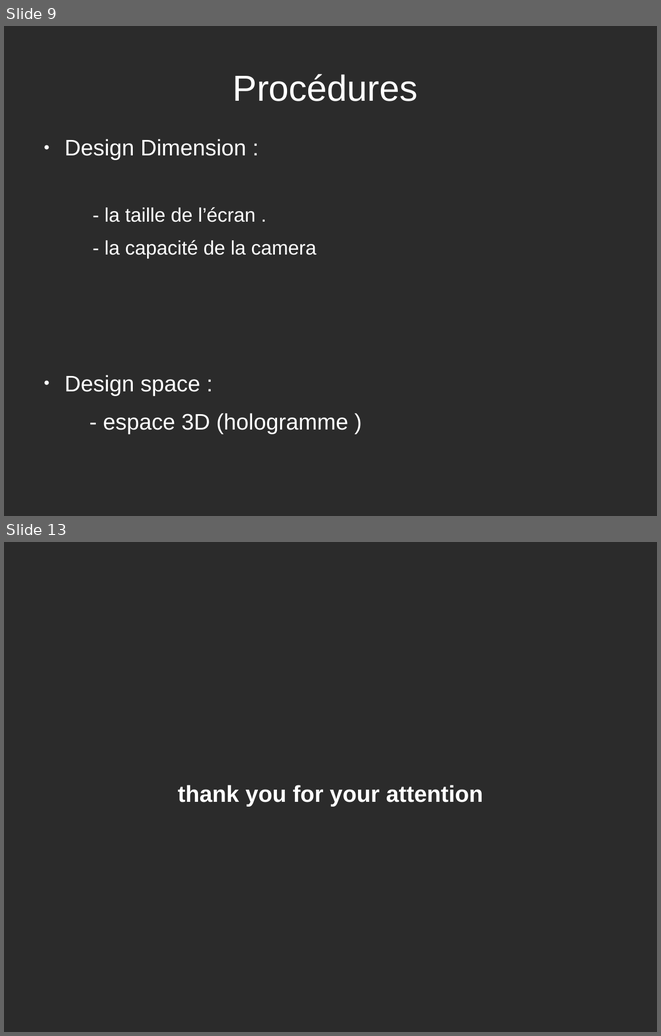
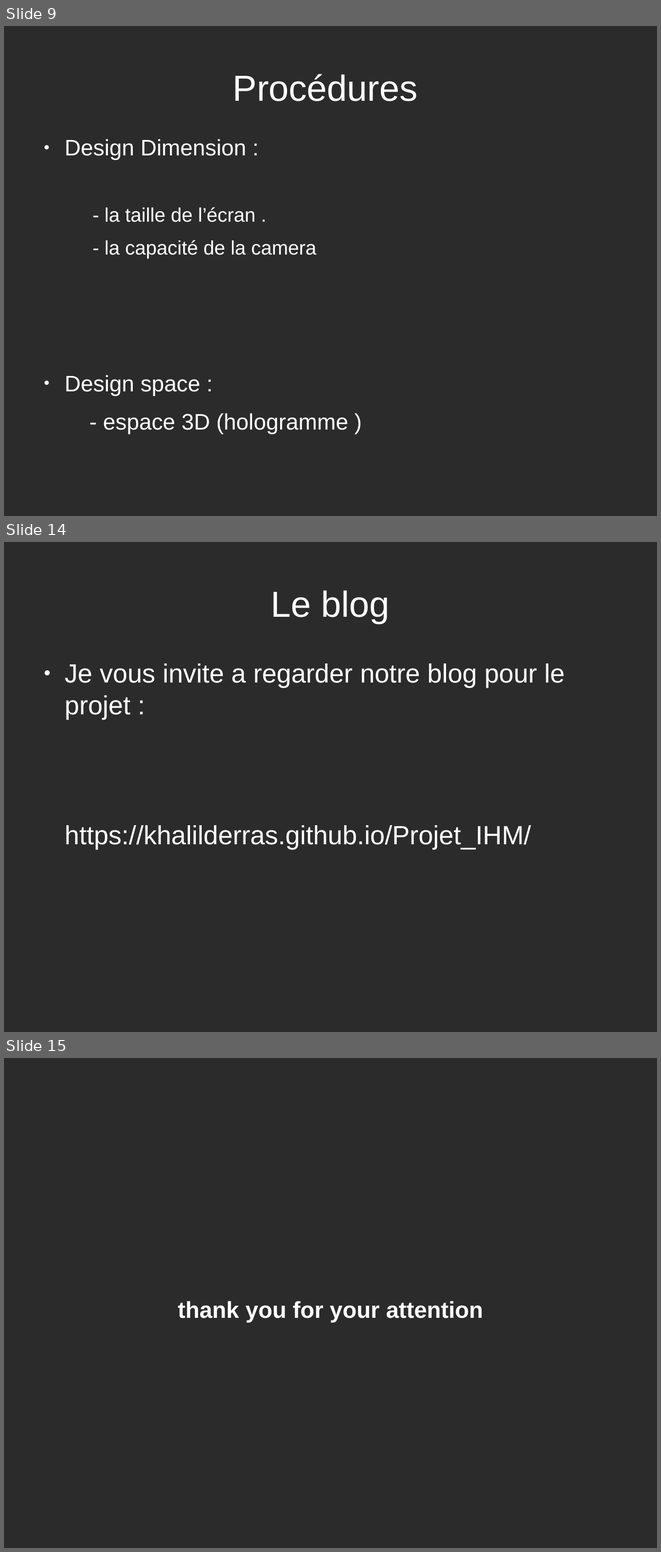
Before and after one commit to khalilDerras/Projet_IHM, a slide deck: presentation.odp. Shown one above the other, each under a label of ours: slides 9 and 13 before the commit, slides 9, 14 and 15 after it; the slides between them are not shown. The pictures are 661x1036 and 661x1552 pixels, drawn with LibreOffice and Linux fonts; fonts in the diff are those of the drawing; background and template pictures are left out; a plain dark background stands for a picture behind light text. Boxes give left, top, right and bottom in pixels: in the first picture for what was removed or moved away, otherwise in the second. Text is boxed around its words. In the diff, an @@ line names an element or a change of style, - is before the commit and + after.

```diff
--- a/presentation.odp
+++ b/presentation.odp
@@ slide 14 added at (x1=4, y1=542, x2=657, y2=1032), background picture (left out) @@
@@ title added at (x1=271, y1=590, x2=390, y2=623), 44 pt, text #FFFFFF @@
+Le blog
@@ text added at (x1=64, y1=663, x2=565, y2=849), 32 pt, text #FFFFFF @@
+● Je vous invite a regarder notre blog pour le projet :
+https://khalilderras.github.io/Projet_IHM/
@@ what was slide 13 is now slide 15 @@
```
Also in this commit, not shown: 4 slides changed, 1 other slide added.
